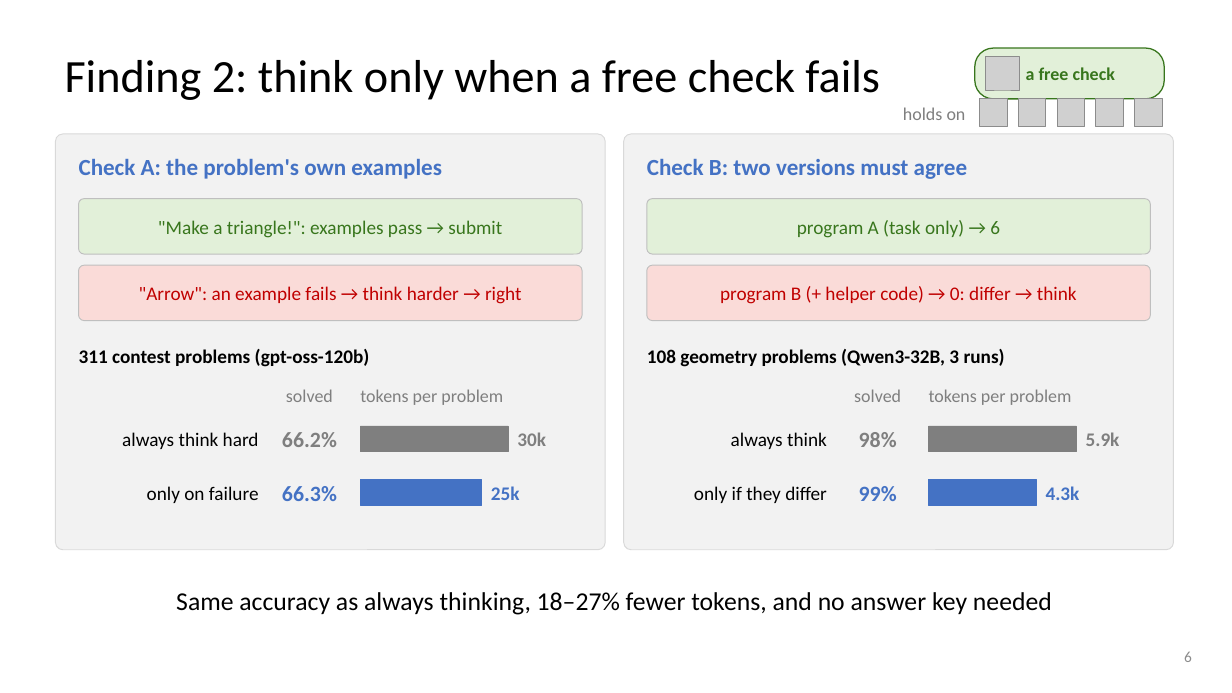
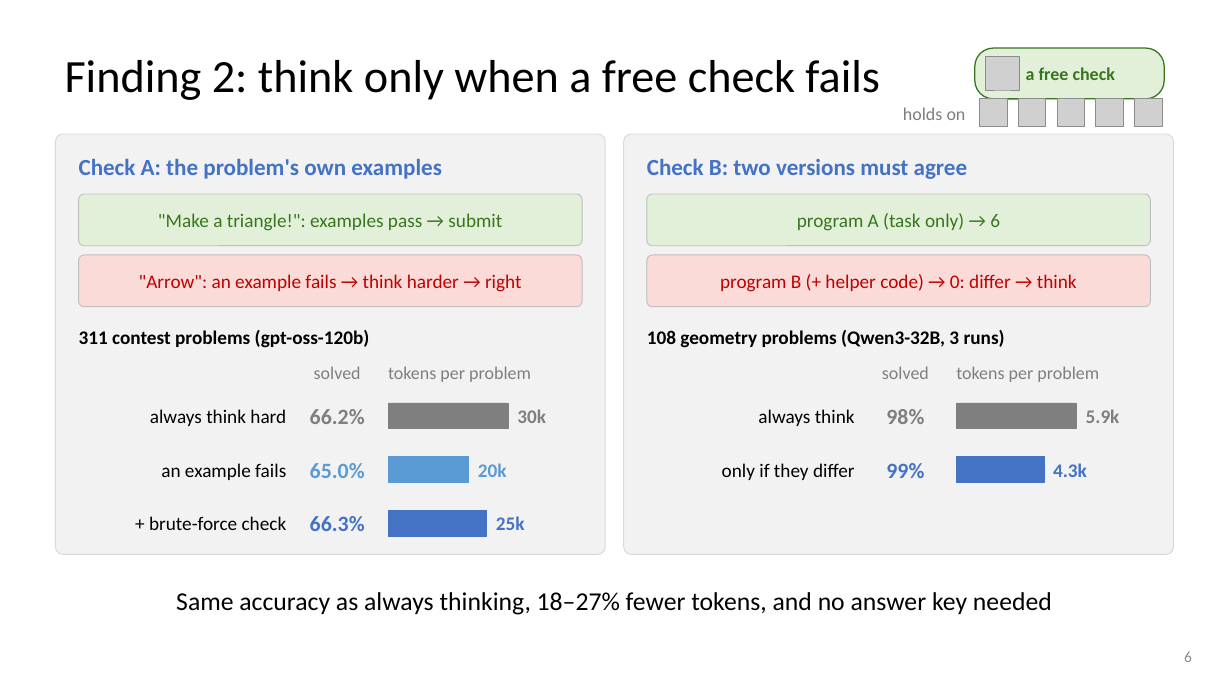
Before and after one commit to dlwns147/CSED490E_Project_Team5, a slide deck: slide 6 of Proposal_Team5.pptx. Drawn at 1232x693 pixels with LibreOffice and Linux fonts; fonts in the diff are those of the drawing; grey boxes stand for pictures. Boxes give left, top, right and bottom in pixels: in the first picture for what was removed or moved away, otherwise in the second. Text is boxed around its words. In the diff, an @@ line names an element or a change of style, - is before the commit and + after.

```diff
--- a/Proposal_Team5.pptx
+++ b/Proposal_Team5.pptx
@@ rounded rectangle: place and size @@
-rounded rectangle at (55, 134, 605, 550)
+rounded rectangle at (55, 134, 605, 555)
@@ rounded rectangle: place and size @@
-rounded rectangle at (624, 134, 1174, 550)
+rounded rectangle at (624, 134, 1174, 555)
@@ 2 texts, 2 rounded rectangles: place and size @@
-2 texts, 2 rounded rectangles at (79, 199, 1151, 254)
+2 texts, 2 rounded rectangles at (79, 194, 1151, 246)
@@ rounded rectangle: place and size @@
-rounded rectangle at (79, 265, 582, 321)
+rounded rectangle at (79, 255, 582, 307)
@@ text ""Arrow": an example fails → ...": place and size @@
-text ""Arrow": an example fails → ..." at (139, 286, 522, 304)
+text ""Arrow": an example fails → ..." at (139, 274, 522, 292)
@@ proportions changed in 4 elements at (79, 194, 582, 246), (79, 255, 582, 307), (647, 194, 1151, 246), (647, 255, 1151, 307) @@
@@ rounded rectangle: place and size @@
-rounded rectangle at (647, 265, 1151, 321)
+rounded rectangle at (647, 255, 1151, 307)
@@ text "program B (+ helper code) ...": place and size @@
-text "program B (+ helper code) ..." at (720, 286, 1077, 304)
+text "program B (+ helper code) ..." at (720, 274, 1077, 292)
@@ text "311 contest problems (gpt-oss-120b)": place and size @@
-text "311 contest problems (gpt-oss-120b)" at (79, 349, 370, 367)
+text "311 contest problems (gpt-oss-120b)" at (79, 330, 370, 348)
@@ text "108 geometry problems (Qwen3-32B, 3 ...": place and size @@
-text "108 geometry problems (Qwen3-32B, 3 ..." at (647, 349, 1005, 367)
+text "108 geometry problems (Qwen3-32B, 3 ..." at (647, 330, 1005, 348)
@@ text "tokens per problem": place and size @@
-text "tokens per problem" at (360, 389, 503, 405)
+text "tokens per problem" at (388, 366, 531, 382)
@@ text "tokens per problem": place and size @@
-text "tokens per problem" at (929, 389, 1072, 405)
+text "tokens per problem" at (956, 366, 1099, 382)
@@ text "always think hard": place and size @@
-text "always think hard" at (122, 432, 259, 449)
+text "always think hard" at (150, 409, 286, 426)
@@ rectangle: place and size @@
-rectangle at (360, 426, 508, 452)
+rectangle at (388, 403, 508, 429)
@@ text "30k": place and size @@
-text "30k" at (517, 432, 546, 446)
+text "30k" at (517, 409, 546, 423)
@@ text "always think": place and size @@
-text "always think" at (731, 432, 827, 449)
+text "always think" at (758, 409, 855, 426)
@@ rectangle: place and size @@
-rectangle at (929, 480, 1037, 506)
+rectangle at (957, 403, 1077, 429)
@@ rectangle at (957, 403, 1077, 429): fill #4472C4 to #7F7F7F; outline #4472C4 0.5 pt to #7F7F7F 0.5 pt @@
@@ text "5.9k": place and size @@
-text "5.9k" at (1086, 432, 1120, 446)
+text "5.9k" at (1086, 409, 1120, 423)
@@ text "only if they differ": place and size @@
-text "only if they differ" at (694, 486, 827, 503)
+text "only if they differ" at (722, 463, 855, 480)
@@ 5 texts: place and size @@
-5 texts at (282, 389, 901, 501)
+5 texts at (310, 366, 929, 478)
@@ text "4.3k": place and size @@
-text "4.3k" at (1046, 486, 1080, 500)
+text "4.3k" at (1053, 463, 1087, 477)
@@ text at (161, 463, 286, 480): text changed @@
-only on failure
+an example fails
@@ text added at (310, 463, 365, 478), 17 pt, text #5B9BD5, bold @@
+65.0%
@@ rectangle: place and size @@
-rectangle at (360, 480, 482, 506)
+rectangle at (388, 457, 469, 482)
@@ rectangle at (388, 457, 469, 482): fill #4472C4 to #5B9BD5; outline #4472C4 0.5 pt to #5B9BD5 0.5 pt @@
@@ text added at (478, 463, 507, 477), 15 pt, text #5B9BD5, bold @@
+20k
@@ rectangle: place and size @@
-rectangle at (929, 426, 1077, 452)
+rectangle at (957, 457, 1044, 482)
@@ rectangle at (957, 457, 1044, 482): fill #7F7F7F to #4472C4; outline #7F7F7F 0.5 pt to #4472C4 0.5 pt @@
@@ text "66.3%": place and size @@
-text "66.3%" at (282, 486, 337, 501)
+text "66.3%" at (310, 516, 365, 531)
@@ text "25k": place and size @@
-text "25k" at (491, 486, 520, 500)
+text "25k" at (496, 516, 525, 530)
@@ text added at (149, 516, 287, 530), 15 pt, text #000000 @@
++ brute-force check
@@ rectangle added at (388, 510, 487, 536), fill #4472C4, outline #4472C4 0.5 pt @@
```
Also in this commit, not shown: 3 other slides changed, 8 other files.
